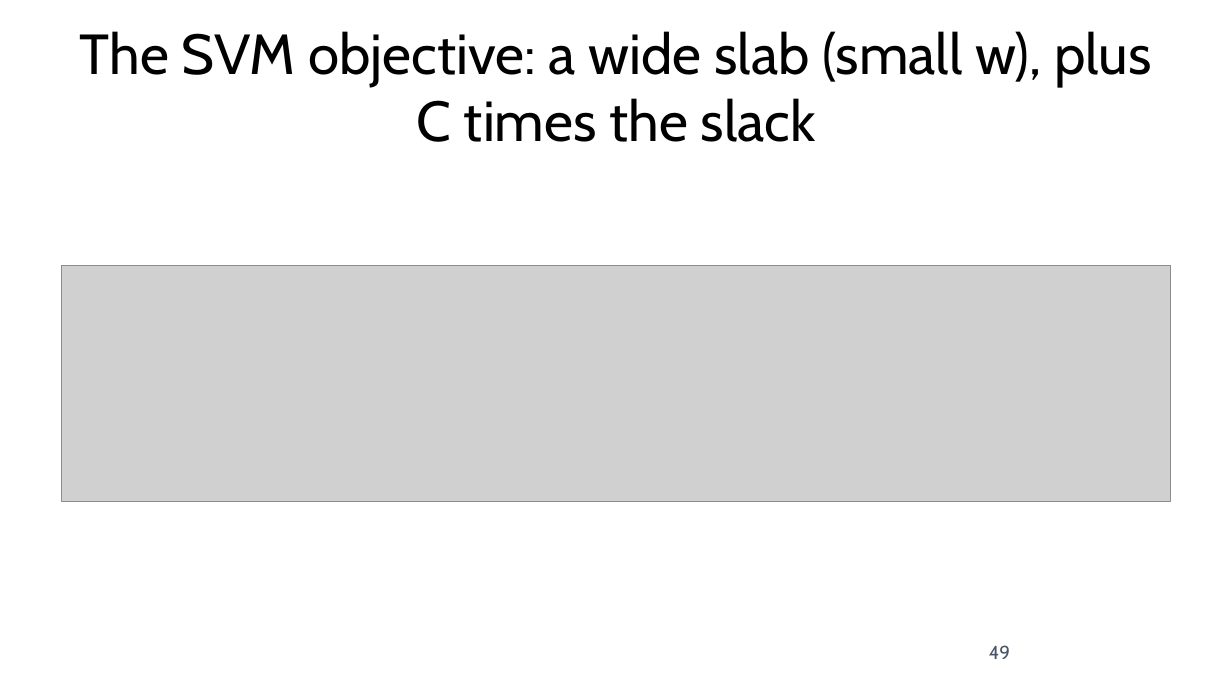
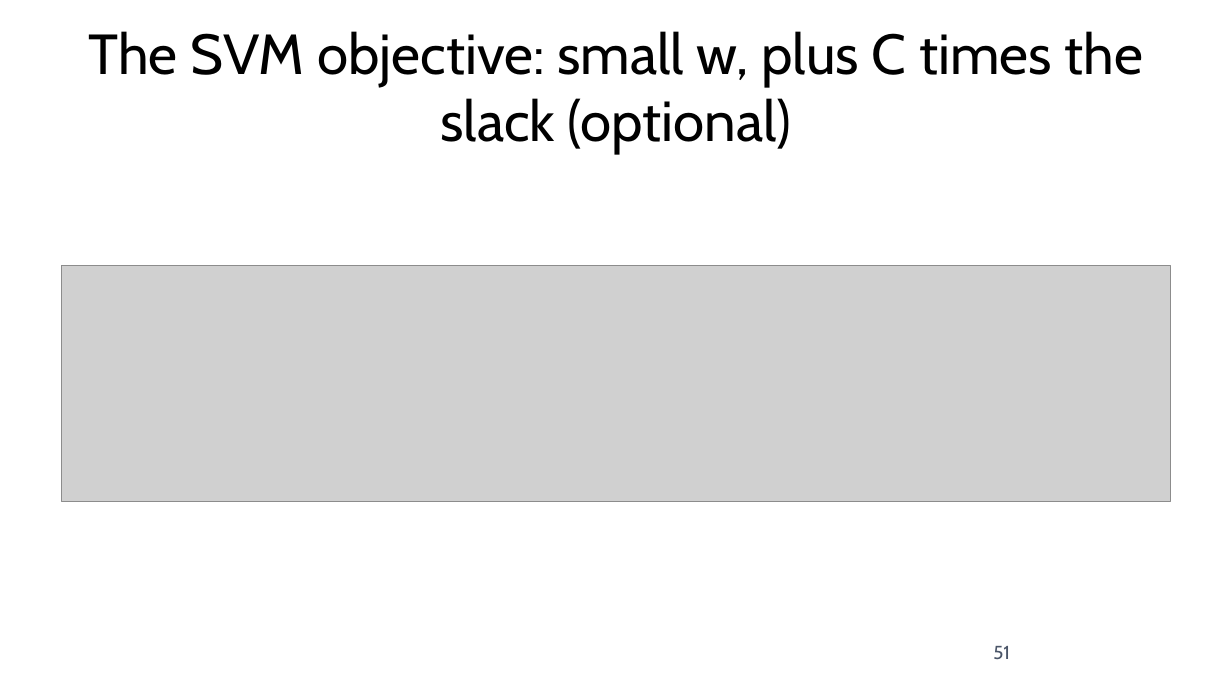
Before and after one commit to fabioantonini/technologies-for-artificial-intelligence, a slide deck: slide 51 of Lessons/06_knn_naive_bayes_svm/Slides/knn_naive_bayes_svm_slides.pptx (slide 49 before the commit). Drawn at 1232x693 pixels with LibreOffice and Linux fonts; fonts in the diff are those of the drawing; grey boxes stand for pictures; background and template pictures are left out. Boxes give left, top, right and bottom in pixels: in the first picture for what was removed or moved away, otherwise in the second. Text is boxed around its words. In the diff, an @@ line names an element or a change of style, - is before the commit and + after.

```diff
--- a/Lessons/06_knn_naive_bayes_svm/Slides/knn_naive_bayes_svm_slides.pptx
+++ b/Lessons/06_knn_naive_bayes_svm/Slides/knn_naive_bayes_svm_slides.pptx
@@ title at <box>88,31,1144,154</box>: text changed @@
-The SVM objective: a wide slab (small w), plus C times the slack
+The SVM objective: small w, plus C times the slack (optional)
@@ page number at <box>993,646,1010,660</box>: text changed @@
-49
+51
```
Also in this commit, not shown: 16 other slides changed, 2 slides added, 12 other files.
